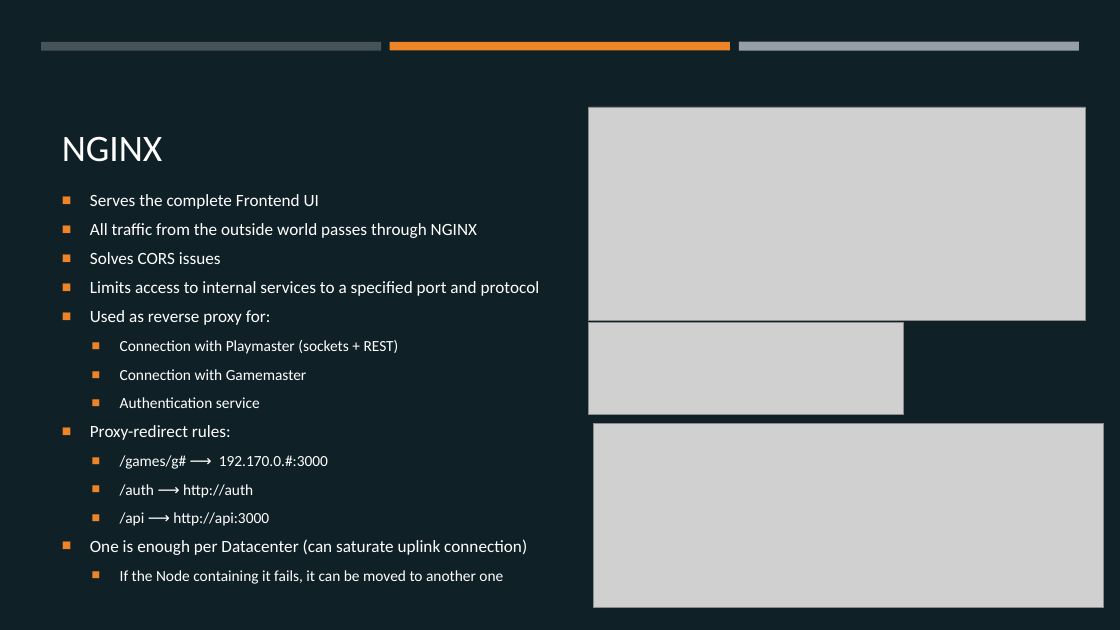
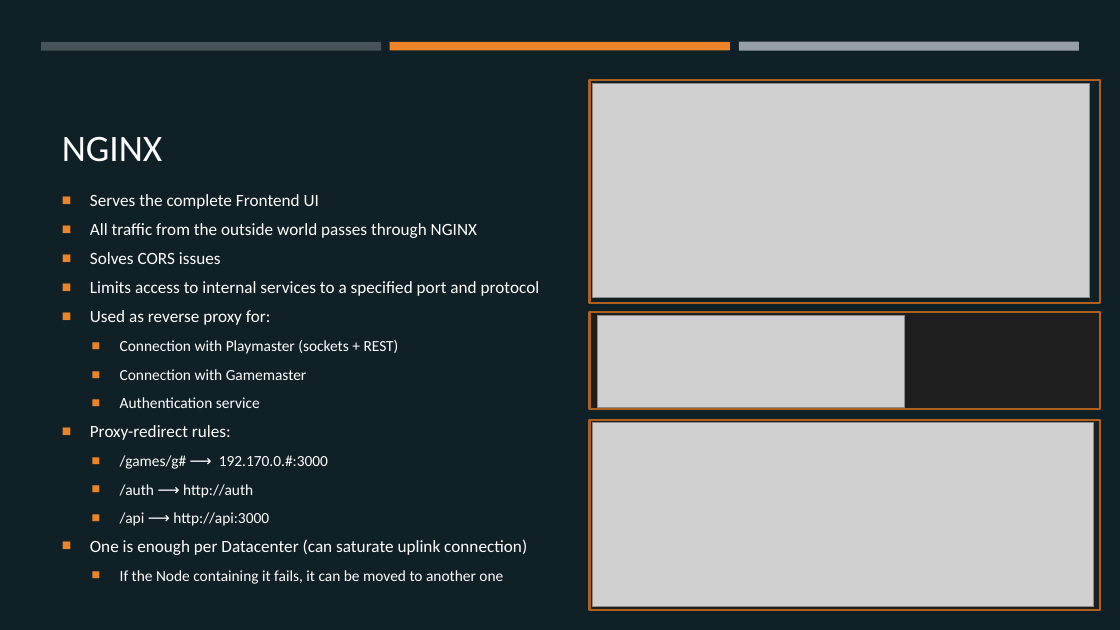
Before and after one commit to margaeor/COMP414-Distributed-Systems, a slide deck: slide 19 of presentation/Distributed.pptx (slide 17 before the commit). Drawn at 1120x630 pixels with LibreOffice and Linux fonts; fonts in the diff are those of the drawing; grey boxes stand for pictures. Boxes give left, top, right and bottom in pixels: in the first picture for what was removed or moved away, otherwise in the second. Text is boxed around its words. In the diff, an @@ line names an element or a change of style, - is before the commit and + after.

```diff
--- a/presentation/Distributed.pptx
+++ b/presentation/Distributed.pptx
@@ rectangle added at box(590, 80, 1100, 303), fill #102027, outline #AF621E 1.75 pt @@
@@ picture: place and size @@
-picture at box(589, 107, 1086, 320)
+picture at box(592, 84, 1090, 297)
@@ rectangle added at box(590, 312, 1100, 409), fill #1E1E1E, outline #AF621E 1.75 pt @@
@@ picture: place and size @@
-picture at box(589, 323, 904, 415)
+picture at box(597, 315, 905, 408)
@@ rectangle added at box(590, 420, 1100, 610), fill #1E1E1E, outline #AF621E 1.75 pt @@
@@ picture: place and size @@
-picture at box(594, 423, 1104, 607)
+picture at box(592, 423, 1094, 607)
```
Also in this commit, not shown: 14 other slides changed, 2 slides added, 1 other file.
